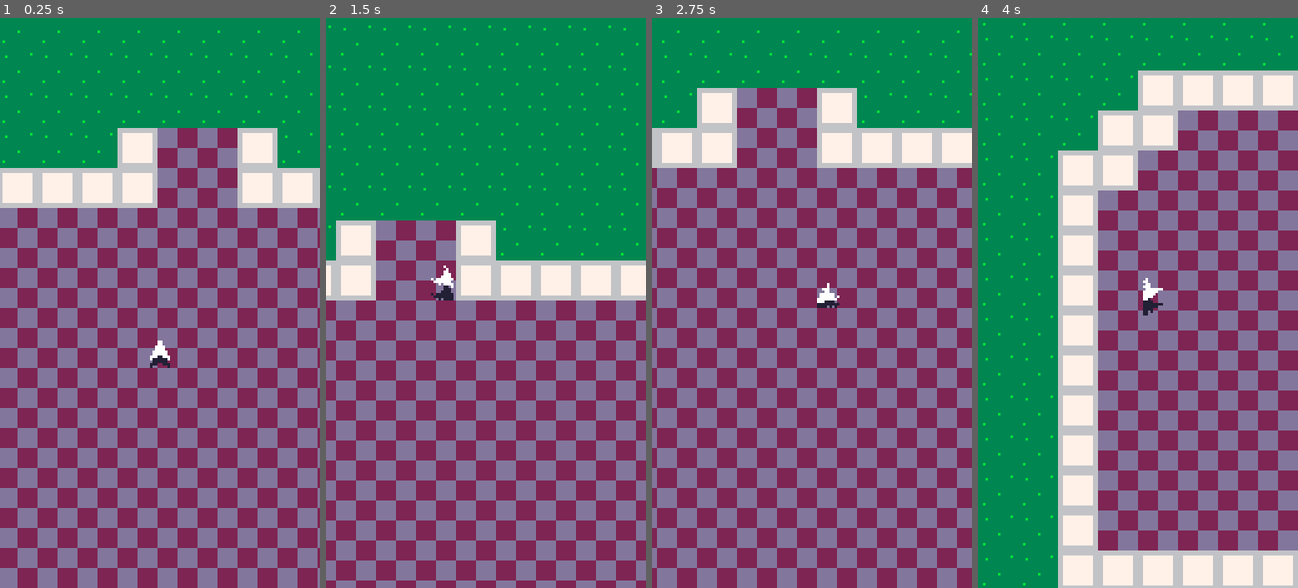
Above: before the commit, frames 1-4 (left to right).
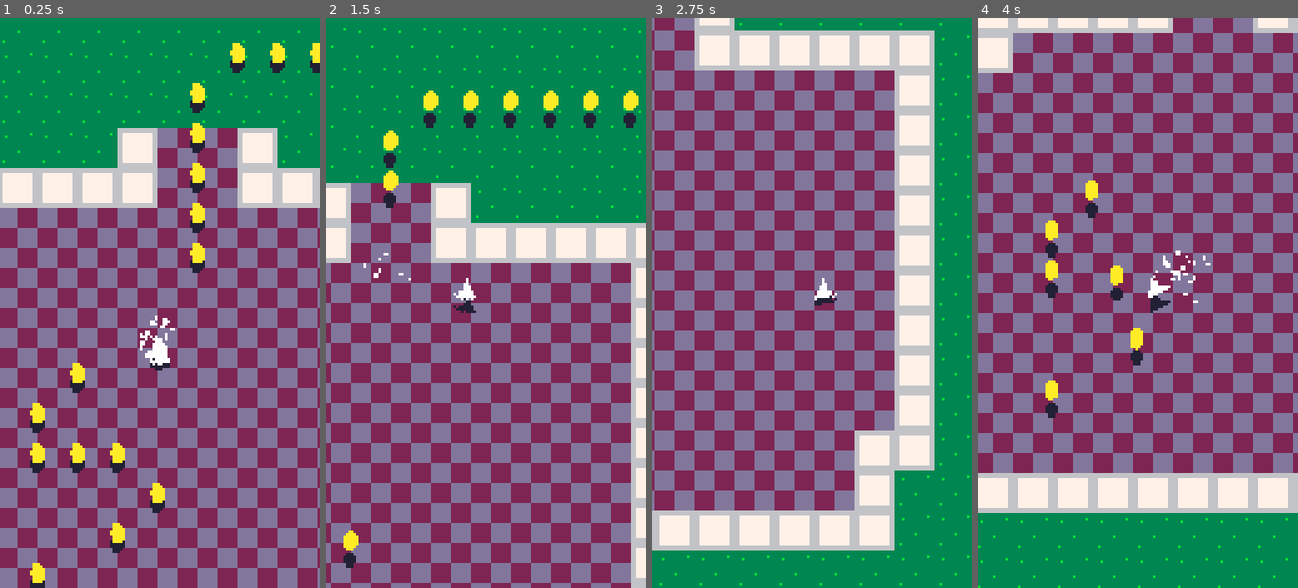
Above: after the commit, the same moments.

Repository: VincentPoteet/Mobile-Paper-Plane-Game
Game: Godot game, scene res://Layouts/World.tscn
Two runs of this game, one before a commit and one after it. Both use one fixed random seed, a clock stepped at 60 frames per second and the inputs below.
Inputs:
- Up to frame 1 (0.25 s): no input
- Up to frame 2 (1.5 s): hold D (move_right) 0.53-1.28 s; hold S (move_down) from 1.28 s (still down)
- Up to frame 3 (2.75 s): release S (move_down) at 2.03 s; hold D (move_right) from 2.03 s (still down)
- Up to frame 4 (4 s): release D (move_right) at 2.78 s; hold W (move_up) 2.78-3.53 s; hold A (move_left) from 3.53 s (still down)

The runs differ from the first frame. In frame 1, 3.4% of the frame differs, in the area x 9-100%, y 4-100%; in frame 2, 53%; in frame 3, 85%, in the area x 0-100%, y 0-100%; in frame 4, 71%.

Commit message:
added coins

Diff:
--- a/Autoloads/Signalbus.gd
+++ b/Autoloads/Signalbus.gd
@@ -1 +1,4 @@
 extends Node
+
+
+signal send_player_node
--- /dev/null
+++ b/Autoloads/Timefreeze.gd
@@ -0,0 +1,8 @@
+extends Node
+
+
+
+func time_freeze(scale, length):
+	Engine.time_scale = scale
+	yield(get_tree().create_timer(length, false), "timeout")
+	Engine.time_scale = 1
--- /dev/null
+++ b/Autoloads/screenshake.gd
@@ -0,0 +1,8 @@
+extends Node
+
+var strength = 0
+var decay = 20
+
+
+func _physics_process(delta: float) -> void:
+	strength = max(lerp(strength, 0, decay * delta), 0)
--- /dev/null
+++ b/Camera/Custom Camera.gd
@@ -0,0 +1,12 @@
+extends Camera2D
+
+var rand = RandomNumberGenerator.new()
+
+func _ready() -> void:
+	rand.randomize()
+
+
+func _physics_process(delta: float) -> void:
+	var offset_random
+	offset_random = rand.randf_range(-Screenshake.strength, Screenshake.strength)
+	offset = Vector2(offset_random, offset_random)
--- /dev/null
+++ b/Camera/Custom Camera.tscn
@@ -0,0 +1,10 @@
+[gd_scene load_steps=2 format=2]
+
+[ext_resource path="res://Camera/Custom Camera.gd" type="Script" id=1]
+
+[node name="Custom Camera" type="Camera2D"]
+position = Vector2( 20, 0 )
+current = true
+smoothing_enabled = true
+smoothing_speed = 7.0
+script = ExtResource( 1 )
--- /dev/null
+++ b/Characters/Player/Player.gd
@@ -0,0 +1,5 @@
+extends KinematicBody2D
+
+
+func _process(delta: float) -> void:
+	Signalbus.emit_signal("send_player_node", self)
--- a/Characters/Player/Player.tscn
+++ b/Characters/Player/Player.tscn
@@ -1,10 +1,12 @@
-[gd_scene load_steps=8 format=2]
+[gd_scene load_steps=10 format=2]
 
 [ext_resource path="res://Properties/Movement Property/Movement Property.tscn" type="PackedScene" id=1]
 [ext_resource path="res://Characters/Player/player.png" type="Texture" id=2]
 [ext_resource path="res://Properties/Steering Property/Steering Property.tscn" type="PackedScene" id=3]
 [ext_resource path="res://Characters/Player/Shadow.gd" type="Script" id=4]
+[ext_resource path="res://Characters/Player/Player.gd" type="Script" id=5]
 [ext_resource path="res://Characters/Player/Sprite.gd" type="Script" id=6]
+[ext_resource path="res://Camera/Custom Camera.tscn" type="PackedScene" id=7]
 
 [sub_resource type="CanvasItemMaterial" id=1]
 
@@ -12,7 +14,8 @@
 radius = 3.0
 height = 2.0
 
-[node name="Player" type="KinematicBody2D"]
+[node name="Player" type="KinematicBody2D" groups=["player"]]
+script = ExtResource( 5 )
 
 [node name="Shadow" type="Sprite" parent="."]
 modulate = Color( 0.133333, 0.12549, 0.203922, 1 )
@@ -33,8 +36,4 @@
 
 [node name="Steering Property" parent="." instance=ExtResource( 3 )]
 
-[node name="Camera2D" type="Camera2D" parent="."]
-position = Vector2( 20, 0 )
-current = true
-smoothing_enabled = true
-smoothing_speed = 7.0
+[node name="Custom Camera" parent="." instance=ExtResource( 7 )]
--- /dev/null
+++ b/Effects/Particles/Oneshot Particles.gd
@@ -0,0 +1,5 @@
+extends CPUParticles2D
+
+func _ready() -> void:
+	yield(get_tree().create_timer(lifetime * 2, false), "timeout")
+	queue_free()
--- /dev/null
+++ b/Effects/Particles/Oneshot Particles.tscn
@@ -0,0 +1,8 @@
+[gd_scene load_steps=2 format=2]
+
+[ext_resource path="res://Effects/Particles/Oneshot Particles.gd" type="Script" id=1]
+
+[node name="Oneshot Particles" type="CPUParticles2D"]
+emitting = false
+one_shot = true
+script = ExtResource( 1 )
--- /dev/null
+++ b/Environment/Coin/Coin Particles.tscn
@@ -0,0 +1,23 @@
+[gd_scene load_steps=2 format=2]
+
+[ext_resource path="res://Effects/Particles/Oneshot Particles.gd" type="Script" id=1]
+
+[node name="Coin Particles" type="CPUParticles2D"]
+emitting = false
+amount = 20
+lifetime = 0.5
+one_shot = true
+explosiveness = 0.93
+lifetime_randomness = 1.0
+local_coords = false
+emission_shape = 1
+emission_sphere_radius = 5.0
+direction = Vector2( 0, 0 )
+spread = 180.0
+gravity = Vector2( 0, 20 )
+initial_velocity = 20.0
+angular_velocity = 1.0
+angular_velocity_random = 1.0
+scale_amount = 1.5
+scale_amount_random = 0.2
+script = ExtResource( 1 )
--- /dev/null
+++ b/Environment/Coin/Coin.gd
@@ -0,0 +1,55 @@
+extends Area2D
+
+var player
+var follow_speed = 100
+var following_player = false
+var follow_trigger_distance = 30
+var death_particles = preload("res://Environment/Coin/Coin Particles.tscn")
+var shake_strength = 2
+var time_freeze_length = 0.05
+var time_freeze_scale = 0.7
+
+func _ready() -> void:
+	Signalbus.connect("send_player_node", self, "_receive_player_node")
+
+
+func _process(delta: float) -> void:
+	trigger_following_player()
+	follow_player(delta)
+
+
+func _on_Coin_body_entered(body: Node) -> void:
+	if body.is_in_group("player"):
+		$Sprite.modulate = Color(100,100,100)
+		$Sprite.scale = Vector2(1.2, 1.2)
+		$AudioStreamPlayer2D.pitch_scale = rand_range(0.9, 1.1)
+		$AudioStreamPlayer2D.play()
+		spawn_particles()
+		screenshake()
+		Timefreeze.time_freeze(time_freeze_scale, time_freeze_length)
+		yield(get_tree().create_timer(0.1, false), "timeout")
+		queue_free()
+
+
+func trigger_following_player():
+	if position.distance_to(player.position) <= follow_trigger_distance:
+		following_player = true
+	else:
+		following_player = false
+
+func follow_player(delta):
+	if following_player:
+		position = position.move_toward(player.position, follow_speed * delta)
+
+func spawn_particles():
+	var inst = death_particles.instance()
+	inst.global_position = position
+	inst.emitting = true
+	get_tree().current_scene.add_child(inst)
+
+
+func screenshake():
+	Screenshake.strength = max(Screenshake.strength, shake_strength)
+
+func _receive_player_node(node):
+	player = node
--- /dev/null
+++ b/Environment/Coin/Coin.tscn
@@ -0,0 +1,31 @@
+[gd_scene load_steps=7 format=2]
+
+[ext_resource path="res://Environment/Coin/coin.png" type="Texture" id=1]
+[ext_resource path="res://Environment/Coin/Coin.gd" type="Script" id=2]
+[ext_resource path="res://Environment/Coin/Sprite.gd" type="Script" id=3]
+[ext_resource path="res://Environment/Coin/coin shadow.png" type="Texture" id=4]
+[ext_resource path="res://SFX/Heal Sound.wav" type="AudioStream" id=5]
+
+[sub_resource type="CircleShape2D" id=1]
+radius = 6.08276
+
+[node name="Coin" type="Area2D"]
+scale = Vector2( 0.7, 1 )
+script = ExtResource( 2 )
+
+[node name="CollisionShape2D" type="CollisionShape2D" parent="."]
+shape = SubResource( 1 )
+
+[node name="Shadow" type="Sprite" parent="."]
+position = Vector2( 0, 7 )
+scale = Vector2( 1, 0.7 )
+texture = ExtResource( 4 )
+
+[node name="Sprite" type="Sprite" parent="."]
+texture = ExtResource( 1 )
+script = ExtResource( 3 )
+
+[node name="AudioStreamPlayer2D" type="AudioStreamPlayer2D" parent="."]
+stream = ExtResource( 5 )
+
+[connection signal="body_entered" from="." to="." method="_on_Coin_body_entered"]
--- /dev/null
+++ b/Environment/Coin/Sprite.gd
@@ -0,0 +1,14 @@
+extends Sprite
+
+
+var time = 0
+var frequency = 2.5
+var magnitude = 110
+
+func _physics_process(delta: float) -> void:
+	time += delta
+	var movement = cos(time * frequency) * magnitude
+	global_position.y  = owner.global_position.y + (movement * delta) + 1
+	global_position.x = owner.position.x
+
+	rotation += 1.5 * delta
--- a/Layouts/World.tscn
+++ b/Layouts/World.tscn
@@ -1,8 +1,9 @@
-[gd_scene load_steps=4 format=2]
+[gd_scene load_steps=5 format=2]
 
 [ext_resource path="res://Characters/Player/Player.tscn" type="PackedScene" id=1]
 [ext_resource path="res://UI/Steer Button.tscn" type="PackedScene" id=2]
 [ext_resource path="res://Environment/Background/Background Tilemap.tscn" type="PackedScene" id=3]
+[ext_resource path="res://Environment/Coin/Coin.tscn" type="PackedScene" id=4]
 
 [node name="World" type="Node2D"]
 
@@ -22,3 +23,173 @@
 [node name="Player" parent="." instance=ExtResource( 1 )]
 position = Vector2( 65, 108 )
 rotation = -1.5708
+
+[node name="Coins" type="Node2D" parent="."]
+
+[node name="Coin" parent="Coins" instance=ExtResource( 4 )]
+position = Vector2( 32, 112 )
+
+[node name="Coin9" parent="Coins" instance=ExtResource( 4 )]
+position = Vector2( 48, 96 )
+
+[node name="Coin10" parent="Coins" instance=ExtResource( 4 )]
+position = Vector2( 64, 80 )
+
+[node name="Coin11" parent="Coins" instance=ExtResource( 4 )]
+position = Vector2( 80, 64 )
+
+[node name="Coin12" parent="Coins" instance=ExtResource( 4 )]
+position = Vector2( 80, 48 )
+
+[node name="Coin13" parent="Coins" instance=ExtResource( 4 )]
+position = Vector2( 80, 32 )
+
+[node name="Coin14" parent="Coins" instance=ExtResource( 4 )]
+position = Vector2( 80, 16 )
+
+[node name="Coin15" parent="Coins" instance=ExtResource( 4 )]
+position = Vector2( 80, 0 )
+
+[node name="Coin16" parent="Coins" instance=ExtResource( 4 )]
+position = Vector2( 96, -16 )
+
+[node name="Coin17" parent="Coins" instance=ExtResource( 4 )]
+position = Vector2( 112, -16 )
+
+[node name="Coin18" parent="Coins" instance=ExtResource( 4 )]
+position = Vector2( 128, -16 )
+
+[node name="Coin19" parent="Coins" instance=ExtResource( 4 )]
+position = Vector2( 144, -16 )
+
+[node name="Coin20" parent="Coins" instance=ExtResource( 4 )]
+position = Vector2( 160, -16 )
+
+[node name="Coin21" parent="Coins" instance=ExtResource( 4 )]
+position = Vector2( 176, -16 )
+
+[node name="Coin22" parent="Coins" instance=ExtResource( 4 )]
+position = Vector2( 192, 0 )
+
+[node name="Coin23" parent="Coins" instance=ExtResource( 4 )]
+position = Vector2( 208, 16 )
+
+[node name="Coin24" parent="Coins" instance=ExtResource( 4 )]
+position = Vector2( 224, 16 )
+
+[node name="Coin25" parent="Coins" instance=ExtResource( 4 )]
+position = Vector2( 240, 32 )
+
+[node name="Coin26" parent="Coins" instance=ExtResource( 4 )]
+position = Vector2( 256, 48 )
+
+[node name="Coin27" parent="Coins" instance=ExtResource( 4 )]
+position = Vector2( 272, 80 )
+
+[node name="Coin28" parent="Coins" instance=ExtResource( 4 )]
+position = Vector2( 288, 128 )
+
+[node name="Coin29" parent="Coins" instance=ExtResource( 4 )]
+position = Vector2( 336, 192 )
+
+[node name="Coin30" parent="Coins" instance=ExtResource( 4 )]
+position = Vector2( 288, 272 )
+
+[node name="Coin31" parent="Coins" instance=ExtResource( 4 )]
+position = Vector2( 224, 304 )
+
+[node name="Coin32" parent="Coins" instance=ExtResource( 4 )]
+position = Vector2( 160, 368 )
+
+[node name="Coin33" parent="Coins" instance=ExtResource( 4 )]
+position = Vector2( 160, 432 )
+
+[node name="Coin34" parent="Coins" instance=ExtResource( 4 )]
+position = Vector2( 176, 464 )
+
+[node name="Coin35" parent="Coins" instance=ExtResource( 4 )]
+position = Vector2( 224, 464 )
+
+[node name="Coin36" parent="Coins" instance=ExtResource( 4 )]
+position = Vector2( 272, 464 )
+
+[node name="Coin37" parent="Coins" instance=ExtResource( 4 )]
+position = Vector2( 336, 464 )
+
+[node name="Coin38" parent="Coins" instance=ExtResource( 4 )]
+position = Vector2( 352, 432 )
+
+[node name="Coin39" parent="Coins" instance=ExtResource( 4 )]
+position = Vector2( 336, 416 )
+
+[node name="Coin40" parent="Coins" instance=ExtResource( 4 )]
+position = Vector2( 336, 432 )
+
+[node name="Coin41" parent="Coins" instance=ExtResource( 4 )]
+position = Vector2( 320, 448 )
+
+[node name="Coin42" parent="Coins" instance=ExtResource( 4 )]
+position = Vector2( 304, 464 )
+
+[node name="Coin43" parent="Coins" instance=ExtResource( 4 )]
+position = Vector2( 320, 432 )
+
+[node name="Coin44" parent="Coins" instance=ExtResource( 4 )]
+position = Vector2( 304, 416 )
+
+[node name="Coin45" parent="Coins" instance=ExtResource( 4 )]
+position = Vector2( 304, 432 )
+
+[node name="Coin46" parent="Coins" instance=ExtResource( 4 )]
+position = Vector2( 288, 448 )
+
+[node name="Coin47" parent="Coins" instance=ExtResource( 4 )]
+position = Vector2( 352, 512 )
+
+[node name="Coin48" parent="Coins" instance=ExtResource( 4 )]
+position = Vector2( 368, 480 )
+
+[node name="Coin49" parent="Coins" instance=ExtResource( 4 )]
+position = Vector2( 352, 464 )
+
+[node name="Coin50" parent="Coins" instance=ExtResource( 4 )]
+position = Vector2( 352, 480 )
+
+[node name="Coin51" parent="Coins" instance=ExtResource( 4 )]
+position = Vector2( 336, 496 )
+
+[node name="Coin52" parent="Coins" instance=ExtResource( 4 )]
+position = Vector2( 288, 528 )
+
+[node name="Coin53" parent="Coins" instance=ExtResource( 4 )]
+position = Vector2( 304, 496 )
+
+[node name="Coin54" parent="Coins" instance=ExtResource( 4 )]
+position = Vector2( 288, 480 )
+
+[node name="Coin55" parent="Coins" instance=ExtResource( 4 )]
+position = Vector2( 288, 496 )
+
+[node name="Coin56" parent="Coins" instance=ExtResource( 4 )]
+position = Vector2( 272, 512 )
+
+[node name="Coin2" parent="Coins" instance=ExtResource( 4 )]
+position = Vector2( 32, 144 )
+
+[node name="Coin3" parent="Coins" instance=ExtResource( 4 )]
+position = Vector2( 16, 144 )
+
+[node name="Coin4" parent="Coins" instance=ExtResource( 4 )]
+position = Vector2( 16, 128 )
+
+[node name="Coin5" parent="Coins" instance=ExtResource( 4 )]
+position = Vector2( 48, 144 )
+
+[node name="Coin6" parent="Coins" instance=ExtResource( 4 )]
+position = Vector2( 64, 160 )
+
+[node name="Coin7" parent="Coins" instance=ExtResource( 4 )]
+position = Vector2( 48, 176 )
+
+[node name="Coin8" parent="Coins" instance=ExtResource( 4 )]
+position = Vector2( 16, 192 )
--- a/Properties/Movement Property/Movement Property.gd
+++ b/Properties/Movement Property/Movement Property.gd
@@ -1,6 +1,6 @@
 extends Node2D
 
-export var max_speed = 100
+export var max_speed = 80
 export var acceleration = 150
 export var deceleration = 150
 export (String, "Input", "Player", "Forwards") var target
--- a/Properties/Steering Property/Steering Property.gd
+++ b/Properties/Steering Property/Steering Property.gd
@@ -1,8 +1,8 @@
 extends Node2D
 
-export var max_steer_speed = 3
-export var steer_acceleration = 13
-export var steer_deceleration = 10
+export var max_steer_speed = 3.1
+export var steer_acceleration = 14
+export var steer_deceleration = 11
 
 var steer_speed = 0
 var steer_direction = 0
--- a/project.godot
+++ b/project.godot
@@ -18,6 +18,8 @@
 
 TouchInput="*res://Autoloads/touch input.gd"
 Signalbus="*res://Autoloads/Signalbus.gd"
+Screenshake="*res://Autoloads/screenshake.gd"
+Timefreeze="*res://Autoloads/Timefreeze.gd"
 
 [debug]
 
Binary file added: Environment/Coin/coin shadow.png
Not shown, added: Environment/Coin/coin shadow.png.import
Binary file added: Environment/Coin/coin.png
Not shown, added: Environment/Coin/coin.png.import
Not shown, removed: HTML5 export test/index.apple-touch-icon.png.import
Not shown, removed: HTML5 export test/index.icon.png.import
Not shown, removed: HTML5 export test/index.png.import
Not shown, added: SFX/Heal Sound.wav.import
Not shown, changed: HTML5 export test/HTML5 export test.zip
Not shown, changed: HTML5 export test/index.pck
Not shown, added: SFX/Heal Sound.wav
